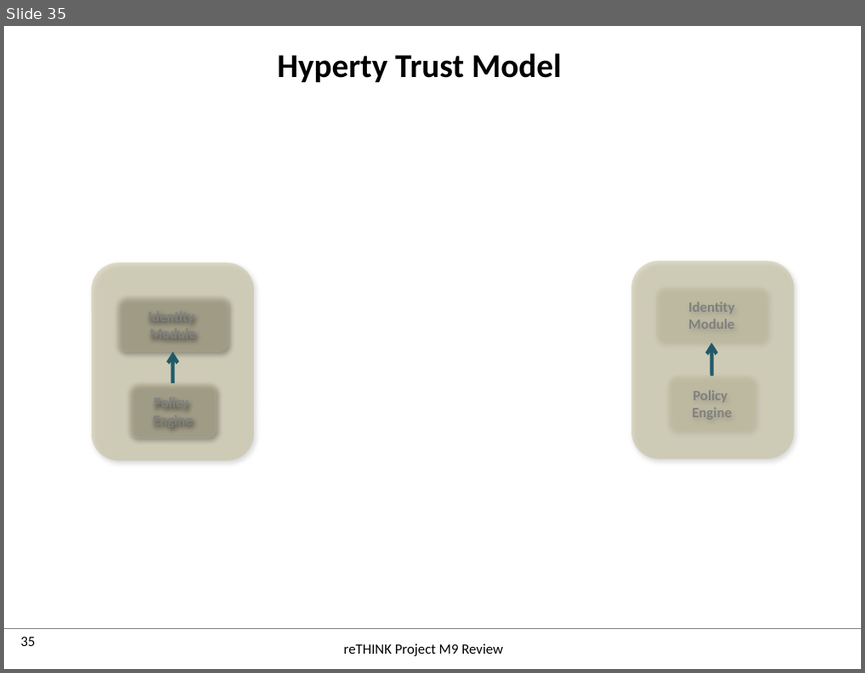
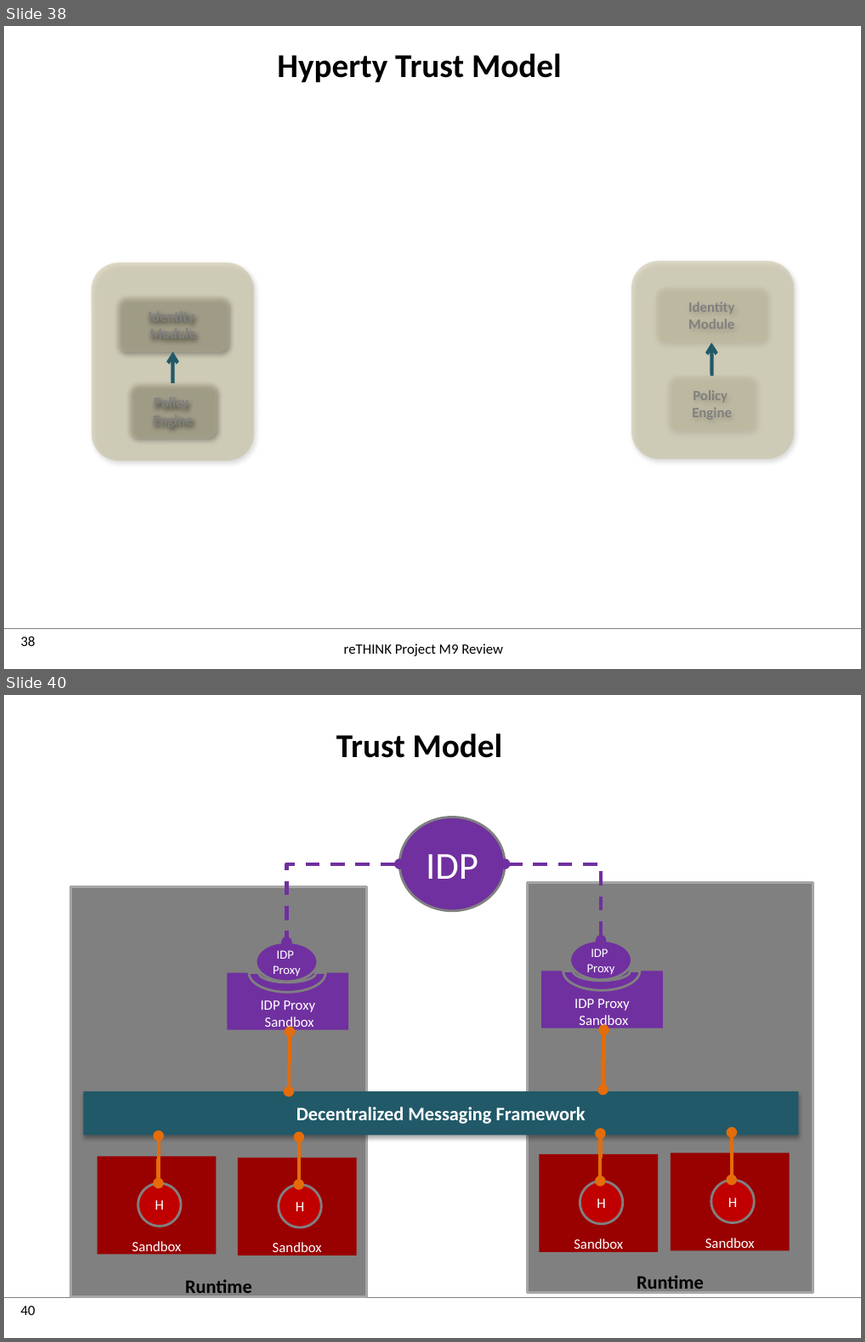
Before and after one commit to reTHINK-project/specs, a slide deck: tutorials/images.pptx. Shown one above the other, each under a label of ours: slide 35 before the commit, slides 38 and 40 after it; the slides between them are not shown. The pictures are 865x673 and 865x1342 pixels, drawn with LibreOffice and Linux fonts; fonts in the diff are those of the drawing; background and template pictures are left out. Boxes give left, top, right and bottom in pixels: in the first picture for what was removed or moved away, otherwise in the second. Text is boxed around its words. In the diff, an @@ line names an element or a change of style, - is before the commit and + after.

```diff
--- a/tutorials/images.pptx
+++ b/tutorials/images.pptx
@@ slide 40 added at (4,695,861,1338), background #FFFFFF; not listed: 2 template elements that a slide beside it also shows @@
@@ title added at (336,733,503,758), 28 pt, text #000000, bold @@
+Trust Model
@@ rectangle added at (71,887,367,1298), fill #808080, outline #A6A6A6 2 pt, 16 pt, text #000000, bold @@
+Runtime
@@ rectangle added at (528,883,813,1293), fill #808080, outline #A6A6A6 2 pt, 16 pt, text #000000, bold @@
+Runtime
@@ group added at (84,817,798,1255): 8 elbow double arrows, 7 rectangles, 7 ellipses, 2 arch (boxed as its full ring)s @@
+Decentralized Messaging Framework
+IDP Proxy
+Sandbox
+IDP
+Proxy
+IDP Proxy
+Sandbox
+IDP
+Proxy
+IDP
+Sandbox
+H
+Sandbox
+H
+Sandbox
+H
+Sandbox
+H
@@ what was slide 35 is now slide 38 @@
@@ page number at (21,635,35,646): text changed @@
-35
+38
```
Also in this commit, not shown: 5 other slides added, 4 other files.
